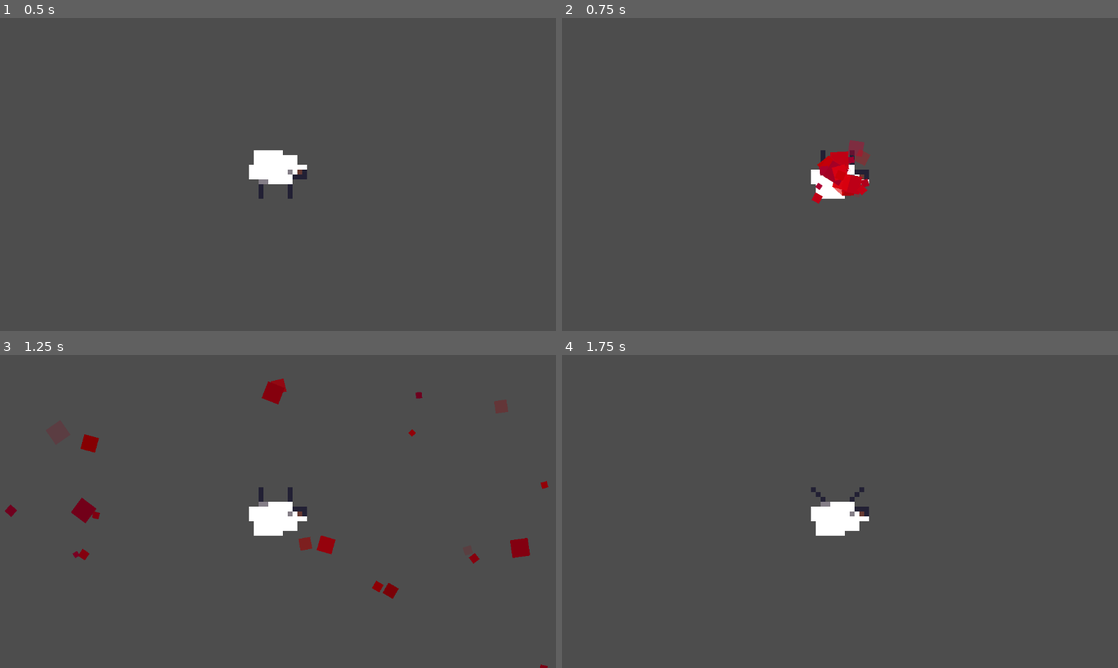
Above: before the commit, frames 1-4 (two rows, left to right).
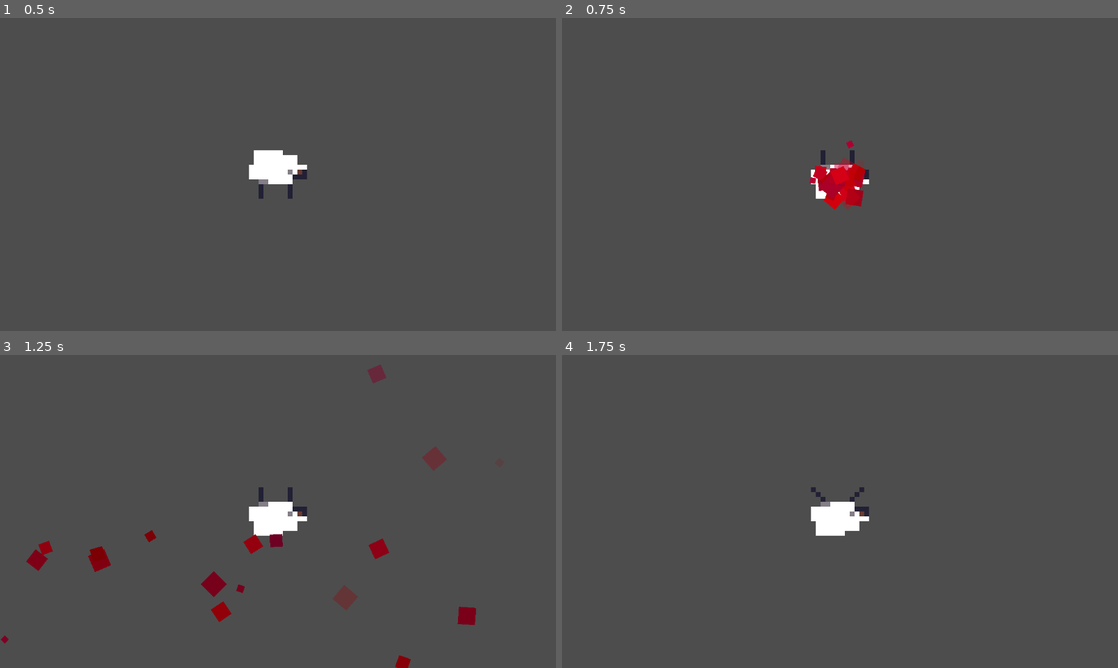
Above: after the commit, the same moments.

Repository: aeriab/giftjam_lebron
Game: Godot game, scene res://trash/shaptest.tscn
The game is run twice, just before and just after one commit, with the same random seed, the same clock (stepped at 60 frames per second) and the same inputs. This scene is started directly instead of the project's main scene.
Inputs (mouse positions are in pixels of both pictures, inside the frame that each line leads up to):
- Up to frame 1 (0.5 s): no input
- Up to frame 2 (0.75 s): tap Enter at 0.5 s; move the mouse to (840, 174) at 0.52 s; click (840, 174) at 0.67 s
- Up to frame 3 (1.25 s): no input
- Up to frame 4 (1.75 s): move the mouse to (728, 527) at 1.27 s; click (728, 527) at 1.42 s

Frame 1 is identical in both runs. In frame 2, 1.2% of the frame differs, in the area x 44-56%, y 39-62%; in frame 3, 3.1%, in the area x 0-99%, y 3-100%; in frame 4, nothing differs.

Commit message:
preliminary sound implementation

Diff:
--- /dev/null
+++ b/default_bus_layout.tres
@@ -0,0 +1,26 @@
+[gd_resource type="AudioBusLayout" load_steps=3 format=3 uid="uid://b5r2nvorebi2r"]
+
+[sub_resource type="AudioEffectCompressor" id="AudioEffectCompressor_j3pel"]
+resource_name = "Compressor"
+
+[sub_resource type="AudioEffectCompressor" id="AudioEffectCompressor_g28q7"]
+resource_name = "Compressor"
+sidechain = &"SFX"
+
+[resource]
+bus/0/effect/0/effect = SubResource("AudioEffectCompressor_j3pel")
+bus/0/effect/0/enabled = true
+bus/1/name = &"SFX"
+bus/1/solo = false
+bus/1/mute = false
+bus/1/bypass_fx = false
+bus/1/volume_db = 0.0
+bus/1/send = &"Master"
+bus/2/name = &"Music"
+bus/2/solo = false
+bus/2/mute = false
+bus/2/bypass_fx = false
+bus/2/volume_db = 0.0
+bus/2/send = &"Master"
+bus/2/effect/0/effect = SubResource("AudioEffectCompressor_g28q7")
+bus/2/effect/0/enabled = true
--- a/flower/flower_scene.tscn
+++ b/flower/flower_scene.tscn
@@ -1,7 +1,6 @@
-[gd_scene load_steps=3 format=3 uid="uid://cxxrcbbpsue6i"]
+[gd_scene load_steps=2 format=3 uid="uid://cxxrcbbpsue6i"]
 
 [ext_resource type="Script" uid="uid://b8oqbufovlrft" path="res://flower/interactive_color_rect.gd" id="1_kp3kt"]
-[ext_resource type="AudioStream" uid="uid://dkluv88wtla3o" path="res://Audio/gardening! Edit 1 Export 2.wav" id="3_dc3o2"]
 
 [node name="FlowerScene" type="Node2D"]
 
@@ -18,9 +17,6 @@
 COLOR_PLANTED = Color(0.467368, 0.0530919, 0.0172624, 1)
 COLOR_BLANK = Color(1, 0.522561, 0.628769, 0.627451)
 
-[node name="AudioStreamPlayer2D" type="AudioStreamPlayer2D" parent="."]
-stream = ExtResource("3_dc3o2")
-
 [connection signal="gui_input" from="interactive_color_rect" to="interactive_color_rect" method="_on_gui_input"]
 [connection signal="mouse_entered" from="interactive_color_rect" to="interactive_color_rect" method="_on_mouse_entered"]
 [connection signal="mouse_exited" from="interactive_color_rect" to="interactive_color_rect" method="_on_mouse_exited"]
--- a/plant_minigame.tscn
+++ b/plant_minigame.tscn
@@ -1,7 +1,8 @@
-[gd_scene load_steps=5 format=4 uid="uid://cdy6fef102nbh"]
+[gd_scene load_steps=6 format=4 uid="uid://cdy6fef102nbh"]
 
 [ext_resource type="Texture2D" uid="uid://cu4ebcrn6uqan" path="res://assets/Dirt(1) (4).png" id="1_rvfsd"]
 [ext_resource type="Script" uid="uid://bfmgcnb3uynld" path="res://plant_tile_map_layer.gd" id="2_y7wem"]
+[ext_resource type="AudioStream" uid="uid://byptqeu5r216y" path="res://Audio/GARDEN.wav" id="3_kmyxg"]
 
 [sub_resource type="TileSetAtlasSource" id="TileSetAtlasSource_y7wem"]
 texture = ExtResource("1_rvfsd")
@@ -48,3 +49,9 @@
 position = Vector2(-56, -56)
 tile_set = SubResource("TileSet_kmyxg")
 script = ExtResource("2_y7wem")
+
+[node name="AudioStreamPlayer2D" type="AudioStreamPlayer2D" parent="."]
+stream = ExtResource("3_kmyxg")
+autoplay = true
+max_distance = 150.0
+bus = &"Music"
--- a/shap.gd
+++ b/shap.gd
@@ -1,6 +1,7 @@
 extends CharacterBody2D
 
 @onready var anim = $Sprite/AnimationPlayer
+@onready var hitSFX = $Hit
 
 # Variables
 var mouse_inside : bool
@@ -68,6 +69,7 @@
 		anim.play("Run")
 
 	elif new_phase == "DEATH":
+		hitSFX.play()
 		#set state and variables
 		state = States.DEATH
 		velocity = Vector2(0,0)
--- a/shap.tscn
+++ b/shap.tscn
@@ -1,7 +1,11 @@
-[gd_scene load_steps=18 format=3 uid="uid://vx8vb55ymj4k"]
+[gd_scene load_steps=23 format=3 uid="uid://vx8vb55ymj4k"]
 
 [ext_resource type="Script" uid="uid://dvwrqsim4x1e4" path="res://shap.gd" id="1_6sc2g"]
 [ext_resource type="Texture2D" uid="uid://ldbfyg2e2qdi" path="res://assets/shapsheet.png" id="2_6sc2g"]
+[ext_resource type="AudioStream" uid="uid://dbxik63jdm06y" path="res://Audio/sfx/untitled - Track 1.wav" id="3_ar0bk"]
+[ext_resource type="AudioStream" uid="uid://cjiysfbiq5txe" path="res://Audio/sfx/untitled - Track 6.wav" id="4_rrw2e"]
+[ext_resource type="AudioStream" uid="uid://bkdv528g2cv2b" path="res://Audio/sfx/untitled - Track 8.wav" id="5_k5wgf"]
+[ext_resource type="AudioStream" uid="uid://cdht6gp7cm2lm" path="res://Audio/sfx/untitled - Track 10.wav" id="6_myhmv"]
 
 [sub_resource type="Animation" id="Animation_ar0bk"]
 resource_name = "Death"
@@ -198,6 +202,13 @@
 radius = 8.0
 height = 20.0
 
+[sub_resource type="AudioStreamRandomizer" id="AudioStreamRandomizer_rjq5e"]
+streams_count = 4
+stream_0/stream = ExtResource("3_ar0bk")
+stream_1/stream = ExtResource("4_rrw2e")
+stream_2/stream = ExtResource("5_k5wgf")
+stream_3/stream = ExtResource("6_myhmv")
+
 [node name="Shap" type="CharacterBody2D"]
 motion_mode = 1
 script = ExtResource("1_6sc2g")
@@ -253,6 +264,11 @@
 [node name="Hitbox" type="CollisionShape2D" parent="WallDetectorHitbox"]
 rotation = 1.5708
 shape = SubResource("CapsuleShape2D_bkorf")
+
+[node name="Hit" type="AudioStreamPlayer2D" parent="."]
+stream = SubResource("AudioStreamRandomizer_rjq5e")
+bus = &"SFX"
+playback_type = 2
 
 [connection signal="timeout" from="State Durations/IDLE" to="." method="_on_idle_timeout"]
 [connection signal="timeout" from="State Durations/WALK" to="." method="_on_walk_timeout"]
Not shown, added: Audio/GARDEN.wav.import
Not shown, removed: Audio/gardening! Edit 1 Export 2.wav.import
Not shown, added: Audio/sfx/untitled - Track 1.wav.import
Not shown, added: Audio/sfx/untitled - Track 10.wav.import
Not shown, added: Audio/sfx/untitled - Track 4.wav.import
Not shown, added: Audio/sfx/untitled - Track 6.wav.import
Not shown, added: Audio/sfx/untitled - Track 8.wav.import
Not shown, added: Audio/GARDEN.wav
Not shown, changed: Audio/gardening! Edit 1 Export 2.wav
Not shown, added: Audio/sfx/untitled - Track 1.wav
Not shown, added: Audio/sfx/untitled - Track 10.wav
Not shown, added: Audio/sfx/untitled - Track 4.wav
(and 2 more such lines)
